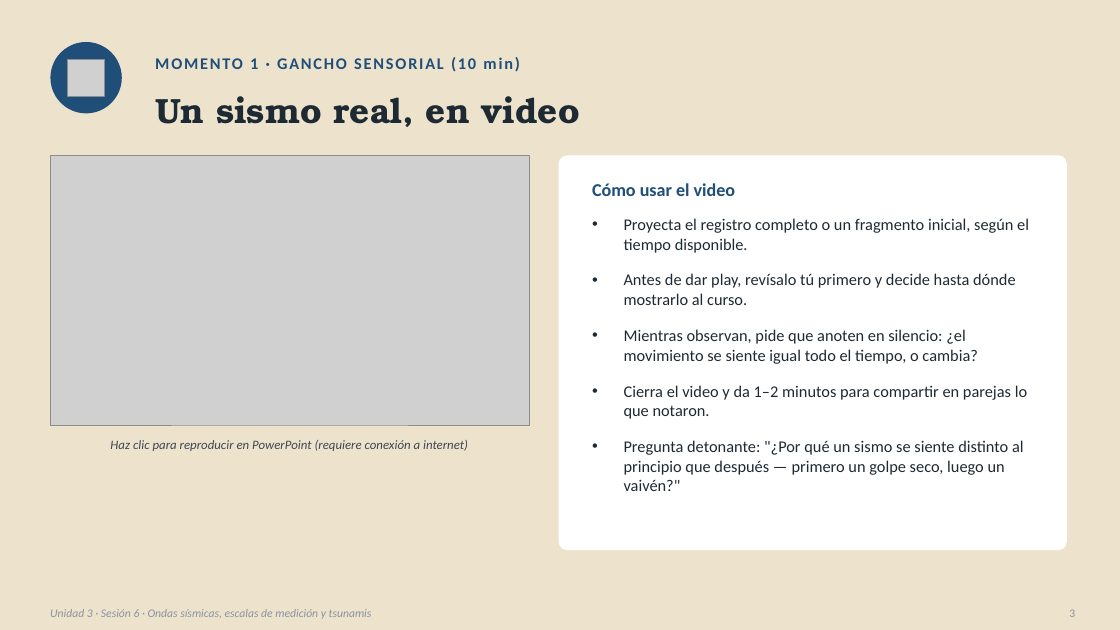
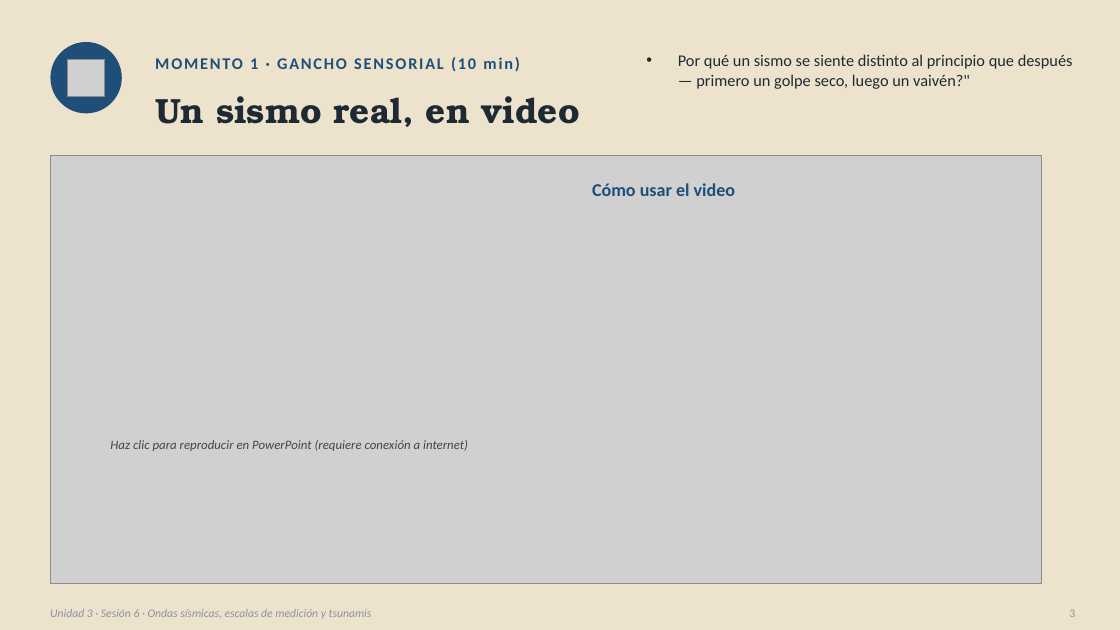
Before and after one commit to fjimenez321-stack/dondefelipe, a slide deck: slide 3 of primero/fisica/u3s6.pptx.pptx. Drawn at 1120x630 pixels with LibreOffice and Linux fonts; fonts in the diff are those of the drawing; grey boxes stand for pictures. Boxes give left, top, right and bottom in pixels: in the first picture for what was removed or moved away, otherwise in the second. Text is boxed around its words. In the diff, an @@ line names an element or a change of style, - is before the commit and + after.

```diff
--- a/primero/fisica/u3s6.pptx.pptx
+++ b/primero/fisica/u3s6.pptx.pptx
@@ text at [678, 54, 1073, 89]: text changed @@
-• Proyecta el registro completo o un fragmento inicial, según el tiempo disponible.
-• Antes de dar play, revísalo tú primero y decide hasta dónde mostrarlo al curso.
-• Mientras observan, pide que anoten en silencio: ¿el movimiento se siente igual todo el tiempo, o cambia?
-• Cierra el video y da 1–2 minutos para compartir en parejas lo que notaron.
-• Pregunta detonante: "¿Por qué un sismo se siente distinto al principio que después — primero un golpe seco, luego un vaivén?"
+• Por qué un sismo se siente distinto al principio que después — primero un golpe seco, luego un vaivén?"
@@ picture: place and size @@
-picture at [50, 155, 529, 425]
+picture at [50, 155, 1042, 584]
@@ rounded rectangle removed at [559, 155, 1067, 550] @@
```
